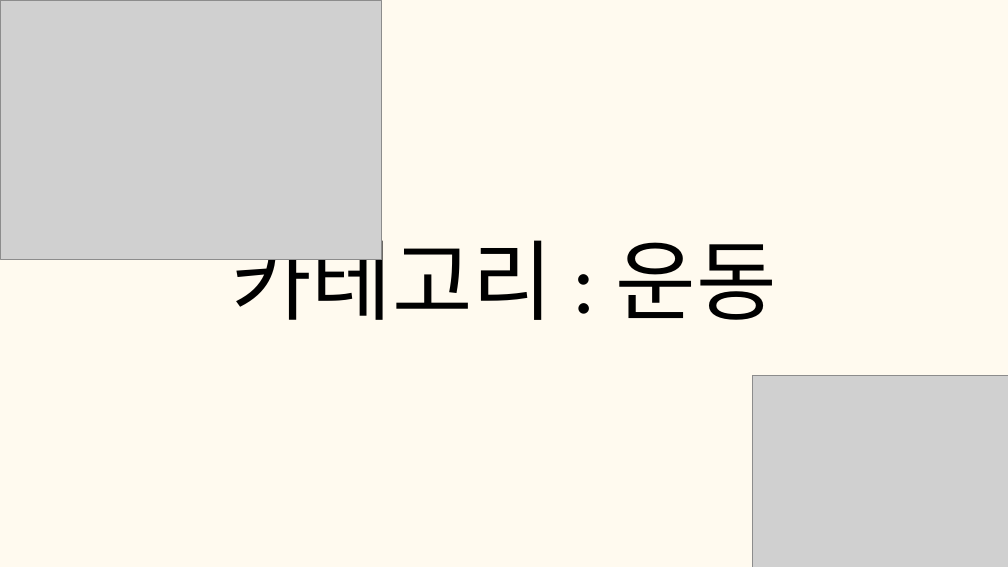
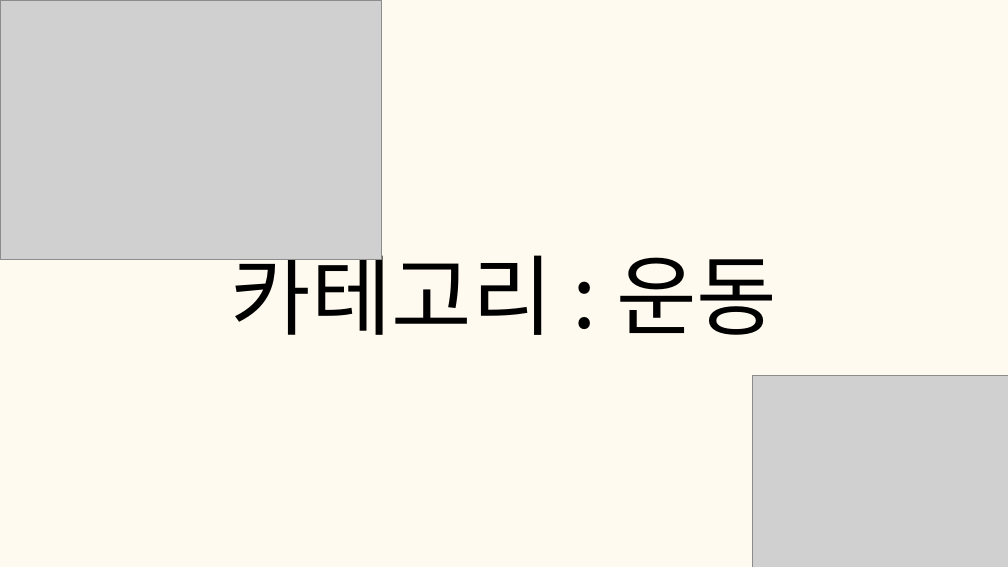
Before and after one commit to tkdgns25300/sunday_play, a slide deck: slide 20 of public/downloads/games/transparent-image-quiz/rules.pptx. Drawn at 1008x567 pixels with LibreOffice and Linux fonts; fonts in the diff are those of the drawing; grey boxes stand for pictures. Boxes give left, top, right and bottom in pixels: in the first picture for what was removed or moved away, otherwise in the second. Text is boxed around its words. In the diff, an @@ line names an element or a change of style, - is before the commit and + after.

```diff
--- a/public/downloads/games/transparent-image-quiz/rules.pptx
+++ b/public/downloads/games/transparent-image-quiz/rules.pptx
@@ text "카테고리 : 운동" moved from (x1=231, y1=224, x2=777, y2=320) to (x1=231, y1=239, x2=777, y2=335) @@
@@ text "카테고리 : 운동" at (x1=231, y1=239, x2=777, y2=335): font Calibri to Noto Sans CJK KR @@
```
Also in this commit, not shown: 12 other slides changed, 3 other files.
